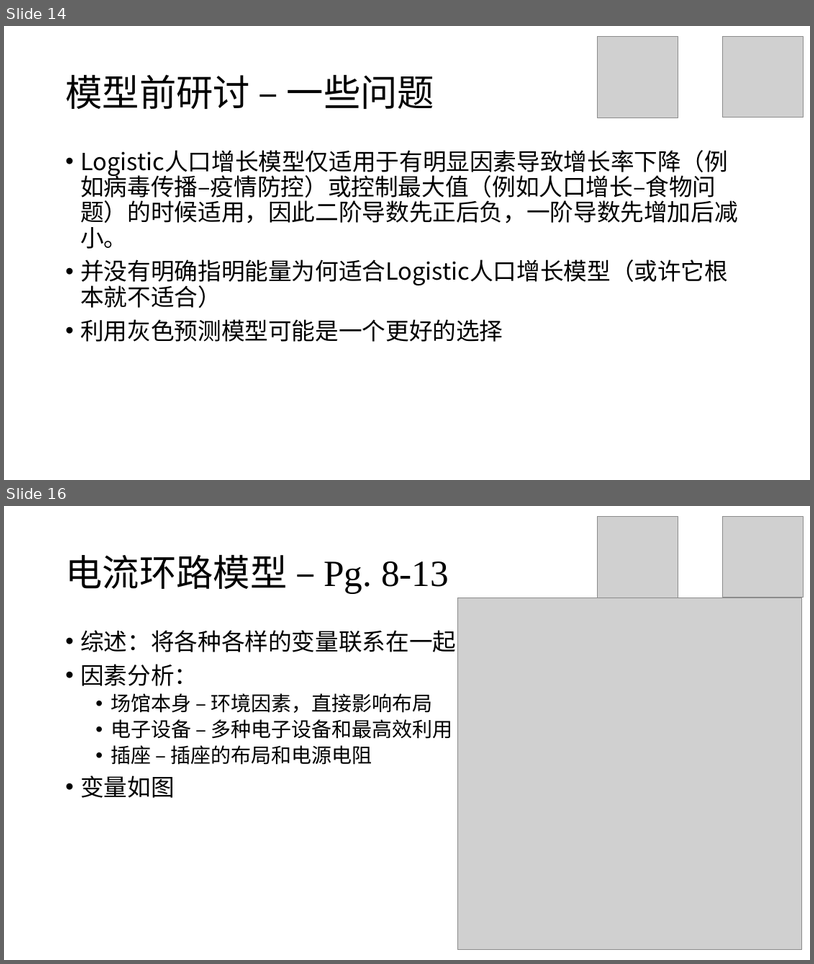
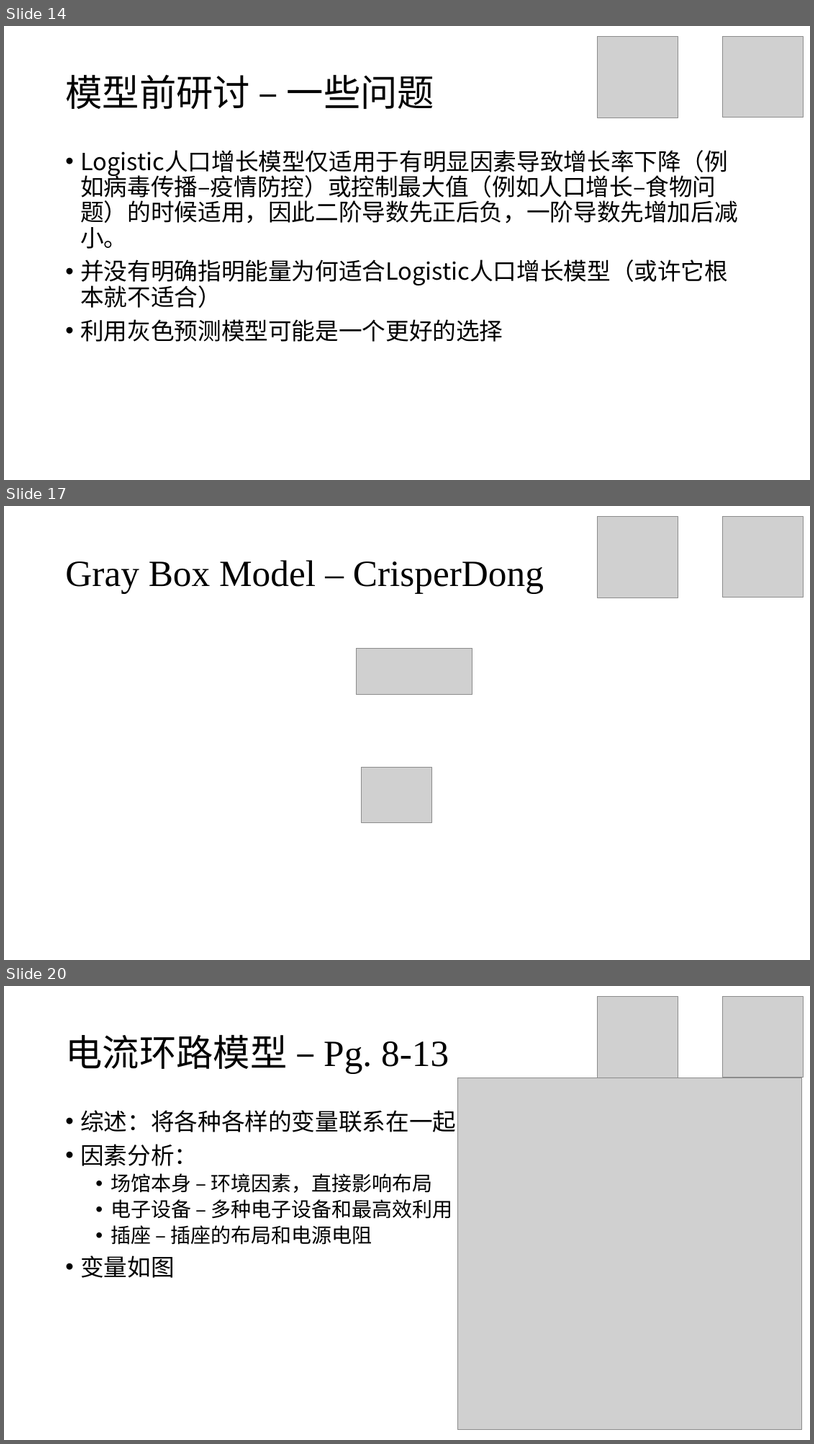
Before and after one commit to stOOrz-Science-Mind/2019_HiMCM_A_10005, a slide deck: 10005.pptx. Shown one above the other, each under a label of ours: slides 14 and 16 before the commit, slides 14, 17 and 20 after it; the slides between them are not shown. The pictures are 814x964 and 814x1444 pixels, drawn with LibreOffice and Linux fonts; fonts in the diff are those of the drawing; grey boxes stand for pictures. Boxes give left, top, right and bottom in pixels: in the first picture for what was removed or moved away, otherwise in the second. Text is boxed around its words. In the diff, an @@ line names an element or a change of style, - is before the commit and + after.

```diff
--- a/10005.pptx
+++ b/10005.pptx
@@ slide 17 added at [4,506,810,960], background #FFFFFF @@
@@ picture added at [598,516,679,597] @@
@@ picture added at [723,516,804,597] @@
@@ title added at [65,560,544,593], 44 pt, text #000000 @@
+Gray Box Model – CrisperDong
@@ picture added at [356,648,472,694] @@
@@ picture added at [362,767,432,822] @@
@@ what was slide 16 is now slide 20 @@
```
Also in this commit, not shown: 4 other slides added, 1 slide removed, 1 other file.
